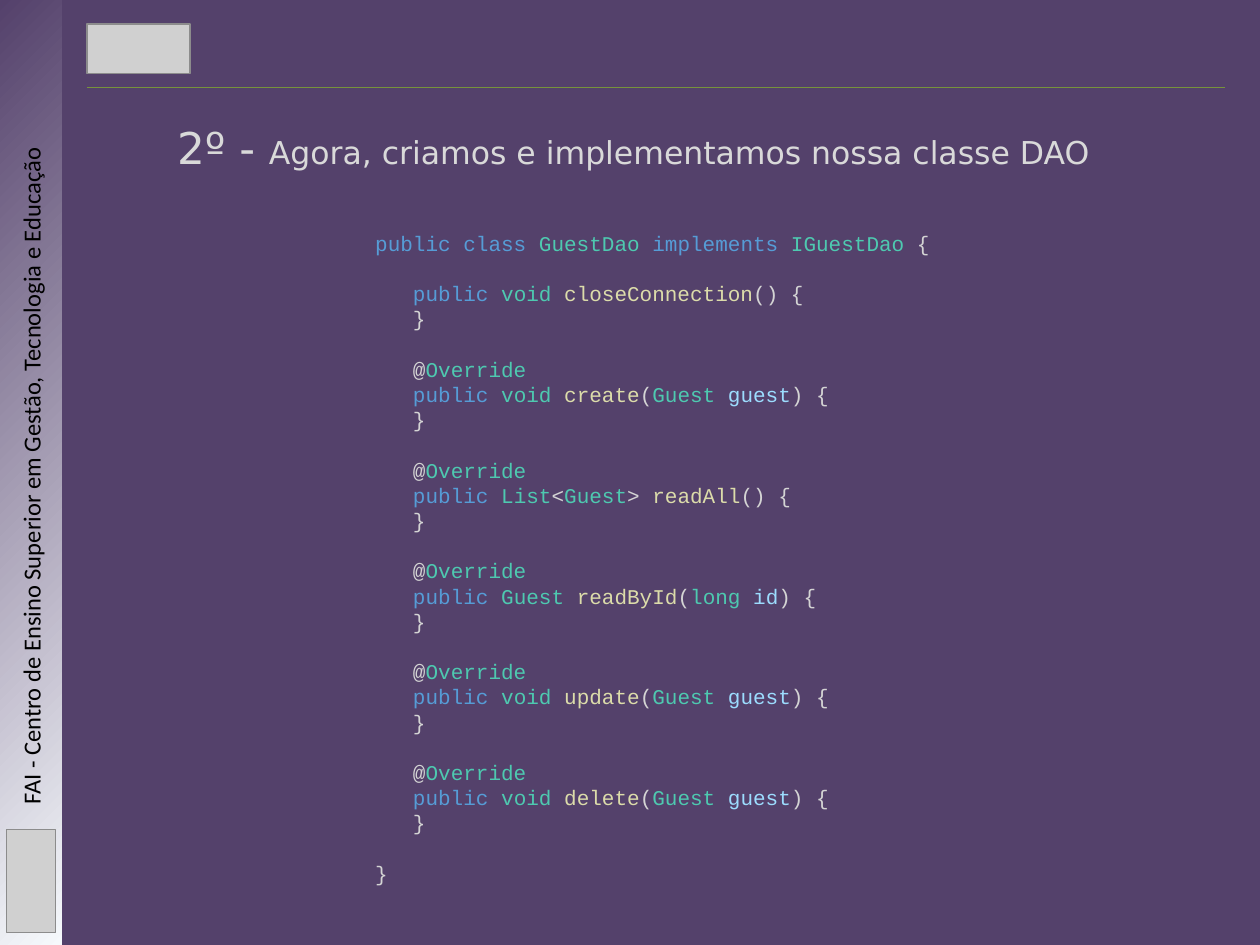
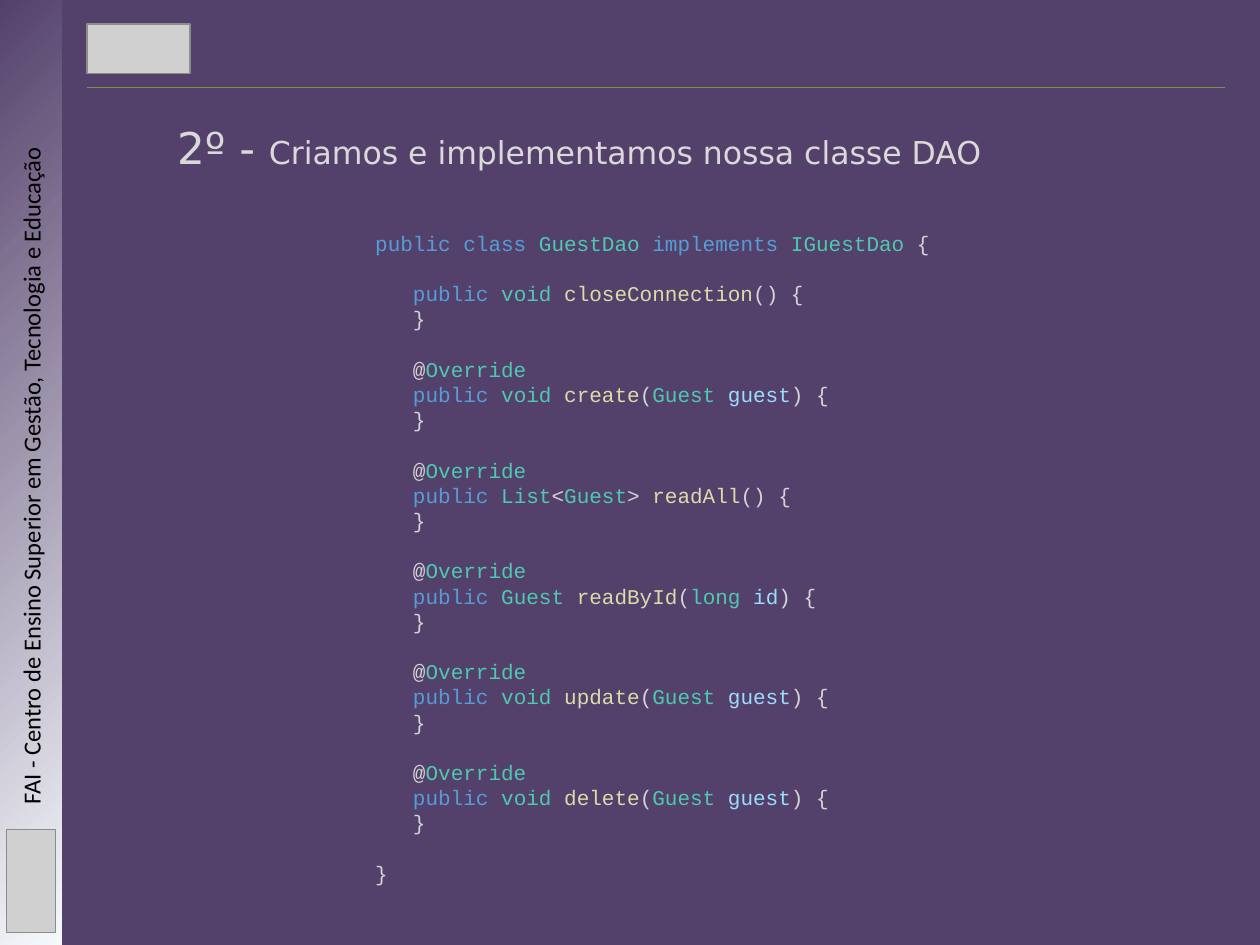
Before and after one commit to mbernardesp/lab-dev-software-sgh, a slide deck: slide 14 of slides/design-patterns.pptx (slide 12 before the commit). Drawn at 1260x945 pixels with LibreOffice and Linux fonts; fonts in the diff are those of the drawing; grey boxes stand for pictures. Boxes give left, top, right and bottom in pixels: in the first picture for what was removed or moved away, otherwise in the second. Text is boxed around its words. In the diff, an @@ line names an element or a change of style, - is before the commit and + after.

```diff
--- a/slides/design-patterns.pptx
+++ b/slides/design-patterns.pptx
@@ text at (177, 131, 981, 171): text changed @@
-2º - Agora, criamos e implementamos nossa classe DAO
+2º - Criamos e implementamos nossa classe DAO
```
Also in this commit, not shown: 3 other slides changed, 2 slides added.
